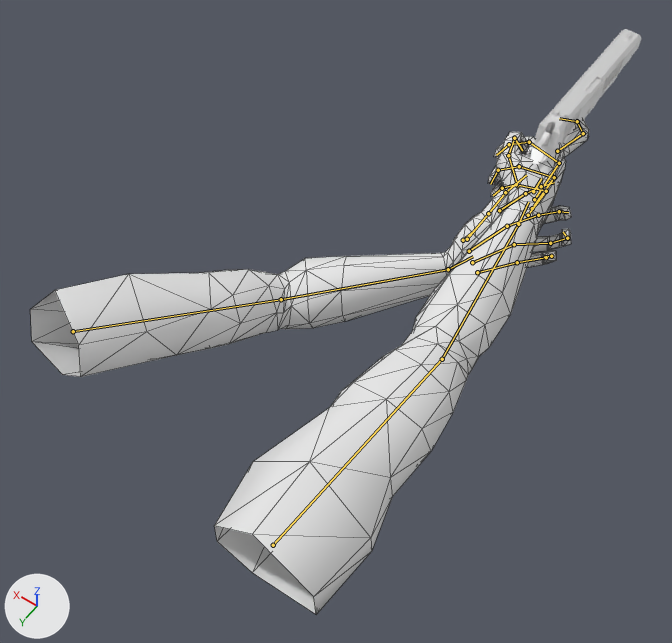
An edit to the glTF model prototype/models/fps_viewmodel.glb, drawn before and after from the same camera.
Both versions are drawn from a 50 mm camera at (-0.435, 0.376, 2.491) aimed at (0.013, -0.252, 1.504). The axes (+X, +Y, +Z) are drawn at lower left. The lights are the same throughout. The first picture is the older version. Both versions are drawn at frame 39 of the action 'pistol_idle'; the numbers are the values there. The bones that change, and the others that lie on the model, are drawn over the model as lines. Mesh edges are drawn as thin lines on the coarser meshes.

The first picture shows 'ArmsMesh', 'Pistol_E_BarrelGuard' and 2 more.
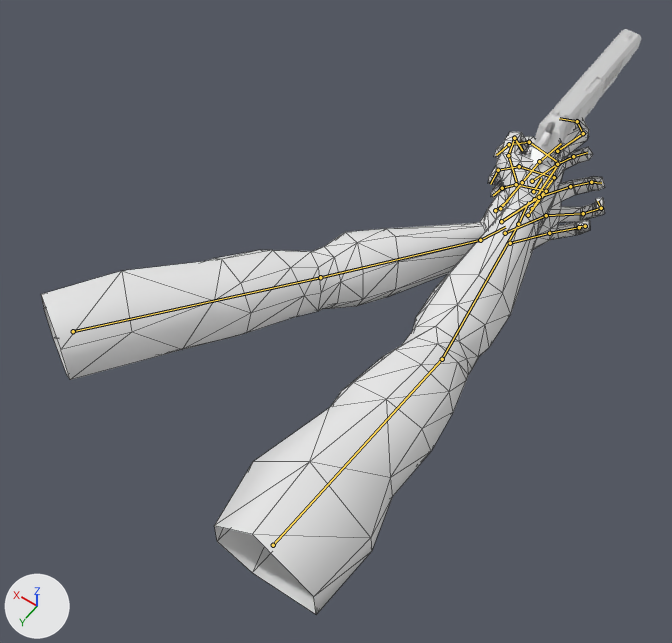
Changed parts and their boxes [x1, y1, x2, y2] in the pictures (672 x 643 px):
'ArmsMesh', posed: before [30, 118, 589, 615]; after [41, 118, 605, 615]
bone 'upper_armL', root to tip: before (73, 331) to (281, 299); after (73, 331) to (320, 277)
bone 'forearmL', root to tip: before (281, 299) to (448, 269); after (320, 277) to (480, 240)
bone 'handL', root to tip: before (448, 269) to (473, 256); after (480, 240) to (505, 227)

The change, as a list of edits to the scene's bpy script:
```text
Change bone_upper_arml:
    where bone_upper_arml = bpy.data.objects['ArmsRig'].pose.bones['upper_armL']  # child of 'shoulderL'
    bone_upper_arml.rotation_quaternion: (0.552, 0.799, 0.234, 0.039) -> (0.431, 0.888, 0.145, 0.07)  # degrees (113, 11, 25) -> degrees (128, 0, 19)
Change bone_forearml:
    where bone_forearml = bpy.data.objects['ArmsRig'].pose.bones['forearmL']  # child of 'upper_armL'
    bone_forearml.rotation_quaternion: (-0.944, -0.188, 0.211, -0.169) -> (0.948, -0.163, -0.258, 0.085)  # degrees (19, -27, 16) -> degrees (-24, -27, 16)
Change bone_handl:
    where bone_handl = bpy.data.objects['ArmsRig'].pose.bones['handL']  # child of 'forearmL'
    bone_handl.rotation_quaternion: (0.755, 0.072, -0.624, 0.186) -> (0.738, 0.195, -0.644, 0.039)  # degrees (-30, -76, 52) -> degrees (68, -75, -49)
```
